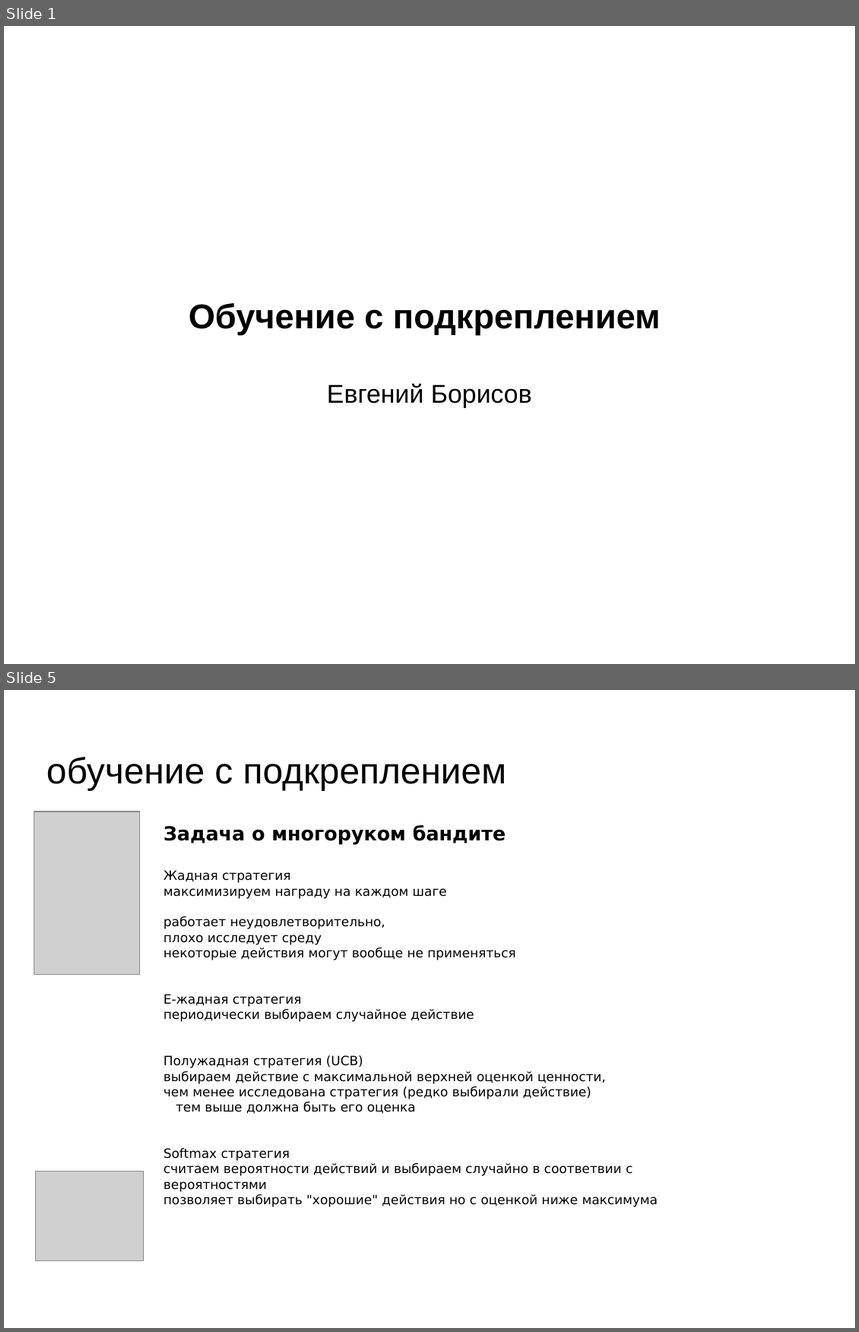
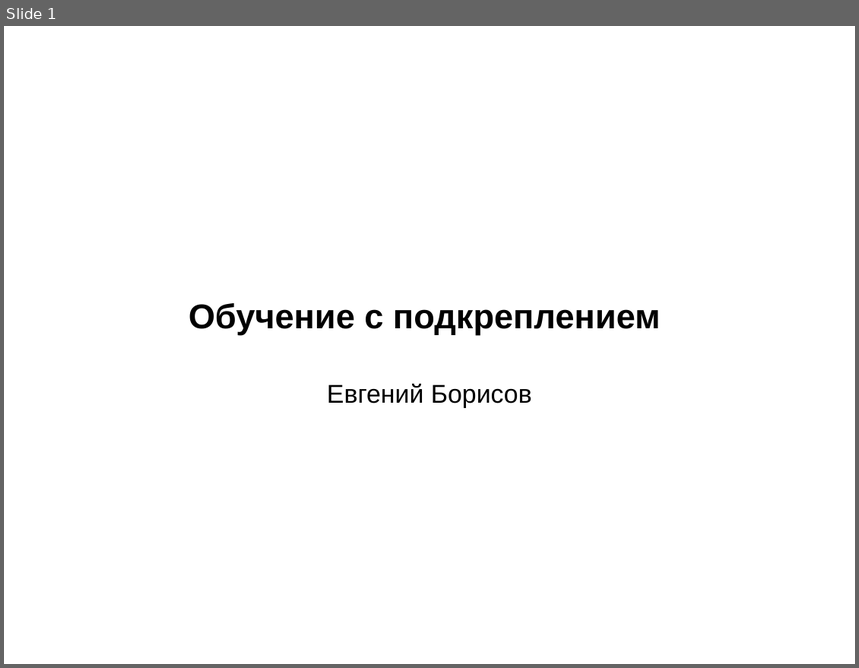
Before and after one commit to mechanoid5/ml_lectorium_legacy, a slide deck: 34-reinforcement-learning.odp. Shown one above the other, each under a label of ours: slides 1 and 5 before the commit, slide 1 after it; the slides between them are not shown. The pictures are 859x1332 and 859x668 pixels, drawn with LibreOffice and Linux fonts; fonts in the diff are those of the drawing; grey boxes stand for pictures; background and template pictures are left out. Boxes give left, top, right and bottom in pixels: in the first picture for what was removed or moved away, otherwise in the second. Text is boxed around its words. In the diff, an @@ line names an element or a change of style, - is before the commit and + after.

```diff
--- a/34-reinforcement-learning.odp
+++ b/34-reinforcement-learning.odp
@@ slide 5 removed at box(4, 690, 855, 1328), background picture (left out) @@
@@ title removed at box(47, 757, 507, 790) @@
-обучение с подкреплением
@@ picture removed at box(34, 812, 140, 974) @@
@@ text removed at box(164, 825, 658, 1208) @@
-Задача о многоруком бандите
-Жадная стратегия
-максимизируем награду на каждом шаге
-работает неудовлетворительно,
-плохо исследует среду
-некоторые действия могут вообще не применяться
-E-жадная стратегия
-периодически выбираем случайное действие
-Полужадная стратегия (UCB)
-выбираем действие с максимальной верхней оценкой ценности,
-чем менее исследована стратегия (редко выбирали действие)
-тем выше должна быть его оценка
-Softmax стратегия
-считаем вероятности действий и выбираем случайно в соответвии с вероятностями
-позволяет выбирать "хорошие" действия но с оценкой ниже максимума
@@ picture removed at box(36, 1172, 144, 1262) @@
```
Also in this commit, not shown: 3 slides changed, 9 slides added, 2 other slides removed.
